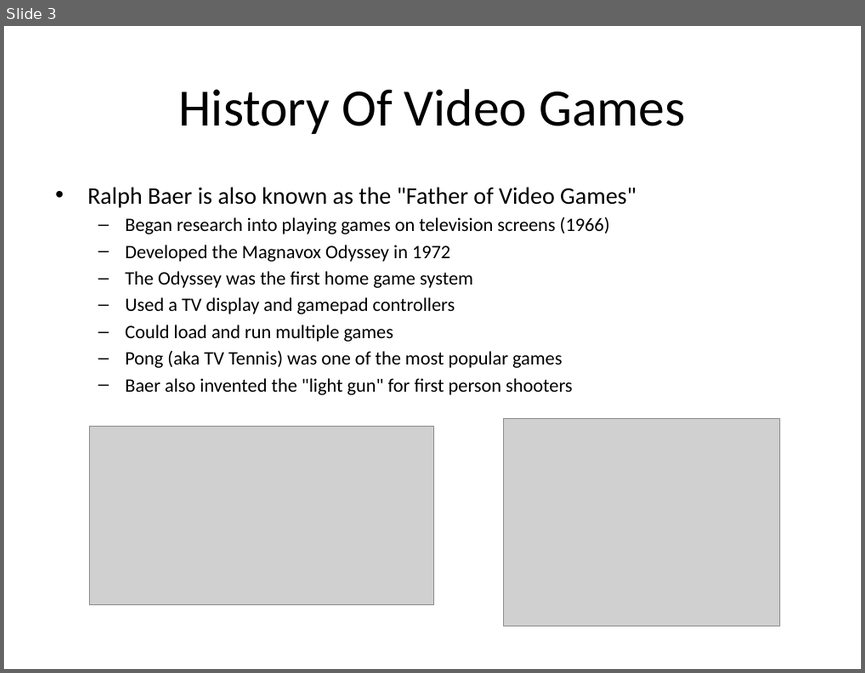
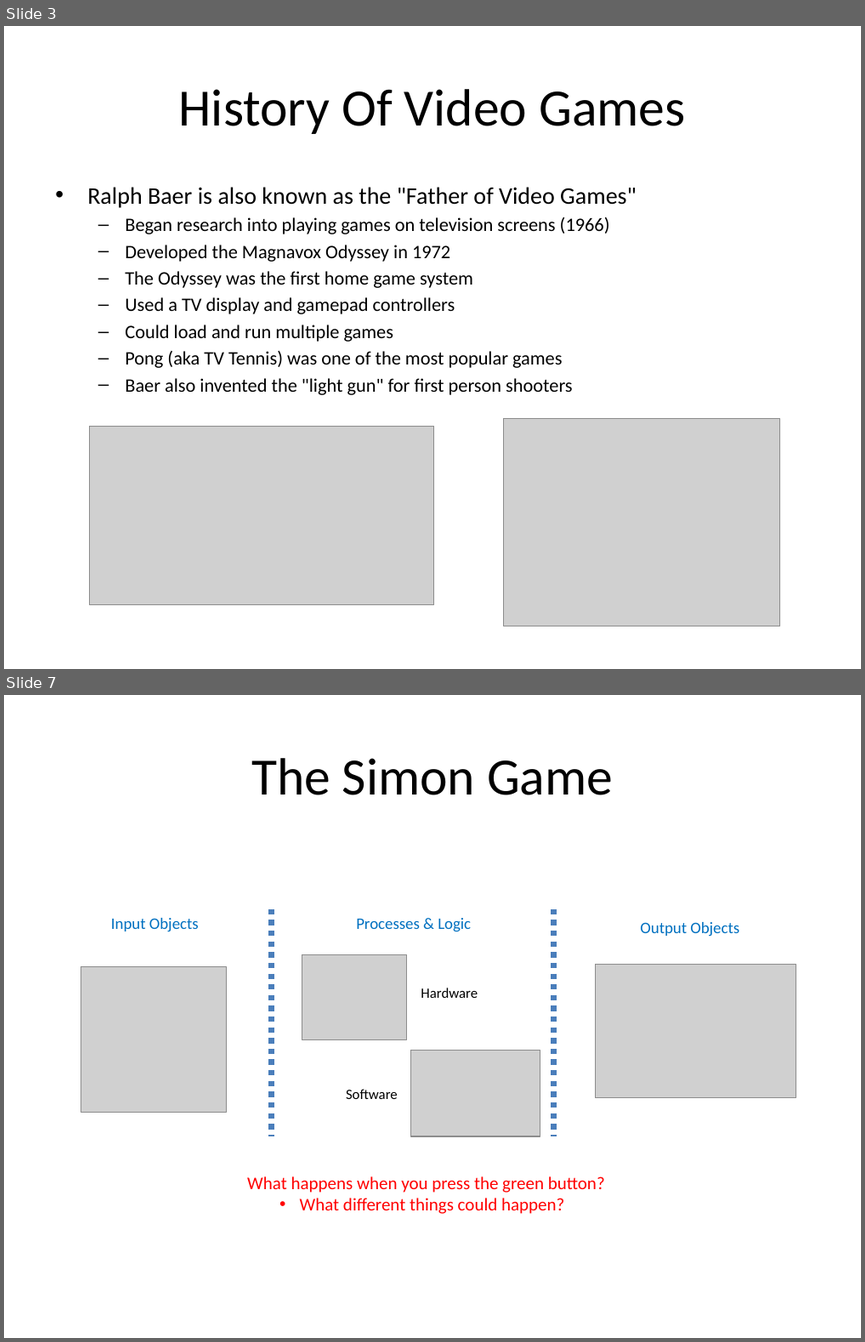
Before and after one commit to Greg5519/ICS2O0, a slide deck: Topic C Computers And Society/C.1 Lesson - Simon Game.pptx. Shown one above the other, each under a label of ours: slide 3 before the commit, slides 3 and 7 after it; the slides between them are not shown. The pictures are 865x673 and 865x1342 pixels, drawn with LibreOffice and Linux fonts; fonts in the diff are those of the drawing; grey boxes stand for pictures. Boxes give left, top, right and bottom in pixels: in the first picture for what was removed or moved away, otherwise in the second. Text is boxed around its words. In the diff, an @@ line names an element or a change of style, - is before the commit and + after.

```diff
--- a/Topic C Computers And Society/C.1 Lesson - Simon Game.pptx
+++ b/Topic C Computers And Society/C.1 Lesson - Simon Game.pptx
@@ slide 7 added at (4, 695, 861, 1338), background #FFFFFF @@
@@ title added at (251, 758, 613, 795), 44 pt, text #000000 @@
+The Simon Game
@@ text added at (111, 918, 199, 932), 13.5 pt, text #0070C0 @@
+Input Objects
@@ line added from (271, 909) to (271, 1136), #4B7EBC 4.5 pt dashed @@
@@ text added at (356, 918, 471, 932), 13.5 pt, text #0070C0 @@
+Processes & Logic
@@ line added from (553, 909) to (553, 1136), #4B7EBC 4.5 pt dashed @@
@@ text added at (640, 922, 739, 936), 13.5 pt, text #0070C0 @@
+Output Objects
@@ picture added at (81, 967, 226, 1111) @@
@@ picture added at (302, 954, 407, 1039) @@
@@ picture added at (596, 964, 795, 1097) @@
@@ text added at (420, 987, 477, 998), 12 pt, text #000000 @@
+Hardware
@@ picture added at (411, 1049, 540, 1136) @@
@@ text added at (346, 1089, 398, 1099), 12 pt, text #000000 @@
+Software
@@ text added at (247, 1176, 605, 1213), 15 pt, text #FF0000 @@
+What happens when you press the green button?
+  • What different things could happen?
```
Also in this commit, not shown: 4 other slides added, 3 other files.
